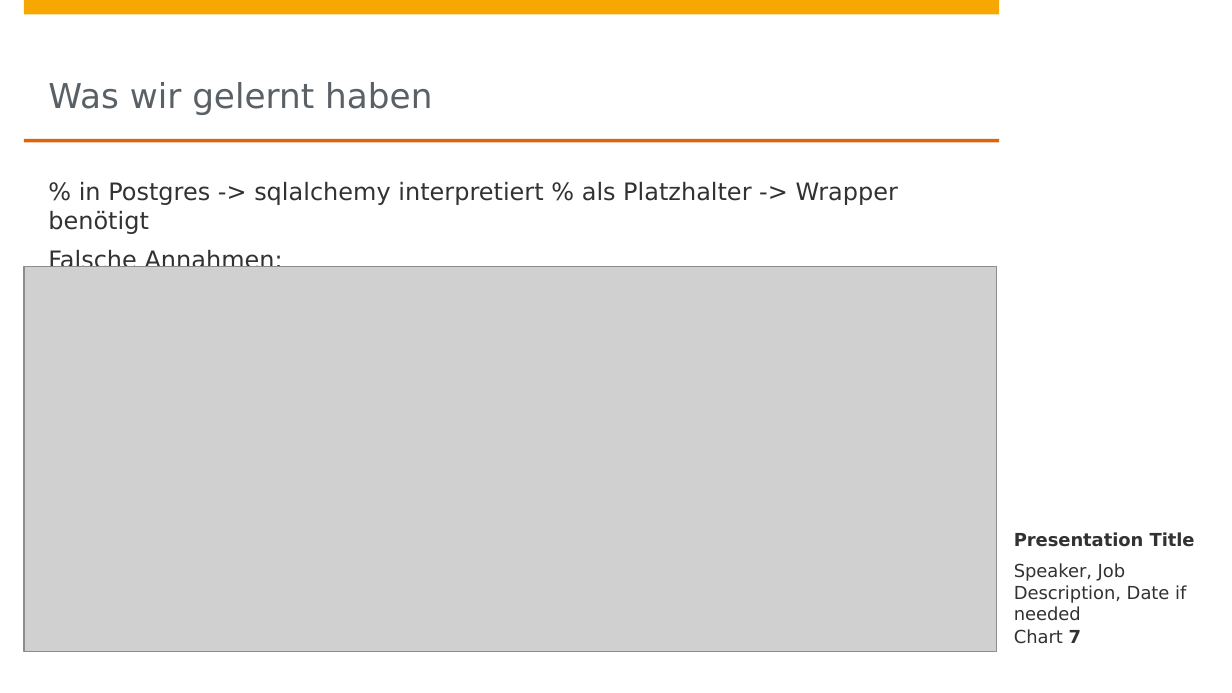
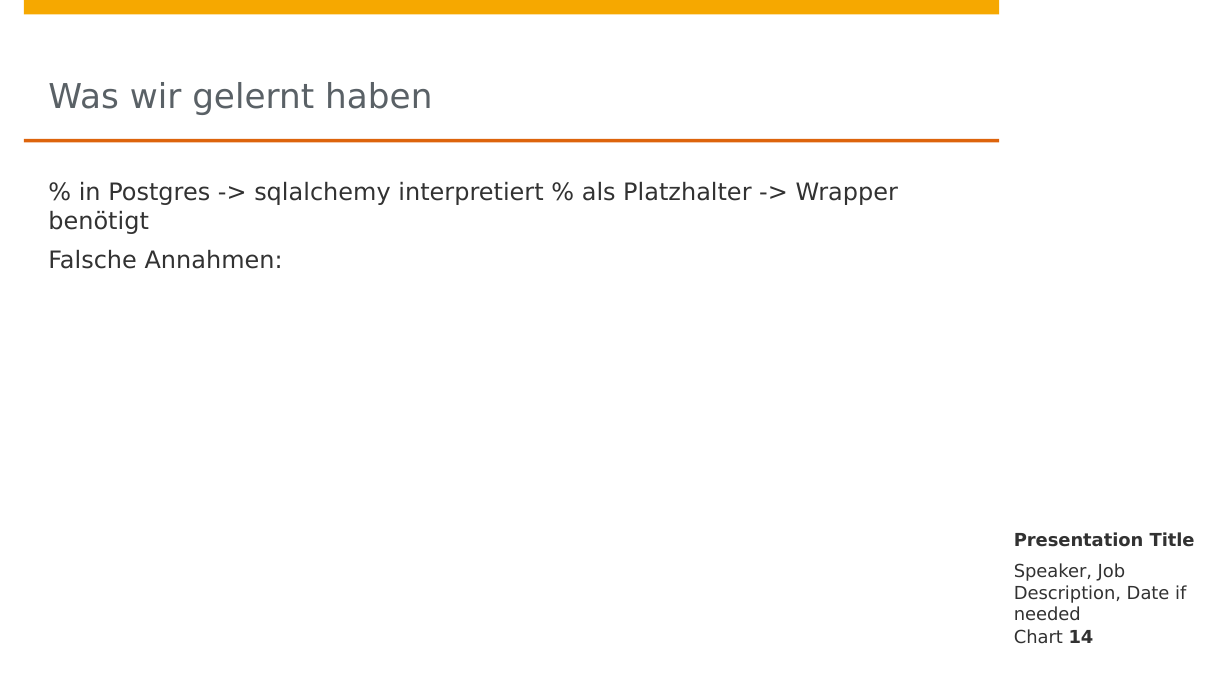
Before and after one commit to johanneshoetter/Health-Data-Integration, a slide deck: slide 14 of presentations/integration.pptx (slide 7 before the commit). Drawn at 1232x693 pixels with LibreOffice and Linux fonts; fonts in the diff are those of the drawing; grey boxes stand for pictures; background and template pictures are left out. Boxes give left, top, right and bottom in pixels: in the first picture for what was removed or moved away, otherwise in the second. Text is boxed around its words. In the diff, an @@ line names an element or a change of style, - is before the commit and + after.

```diff
--- a/presentations/integration.pptx
+++ b/presentations/integration.pptx
@@ picture removed at (x1=25, y1=266, x2=997, y2=650) @@
@@ page number at (x1=1014, y1=629, x2=1094, y2=644): text changed @@
-Chart 7
+Chart 14
```
Also in this commit, not shown: 5 other slides changed, 7 slides added, 4 other files.
